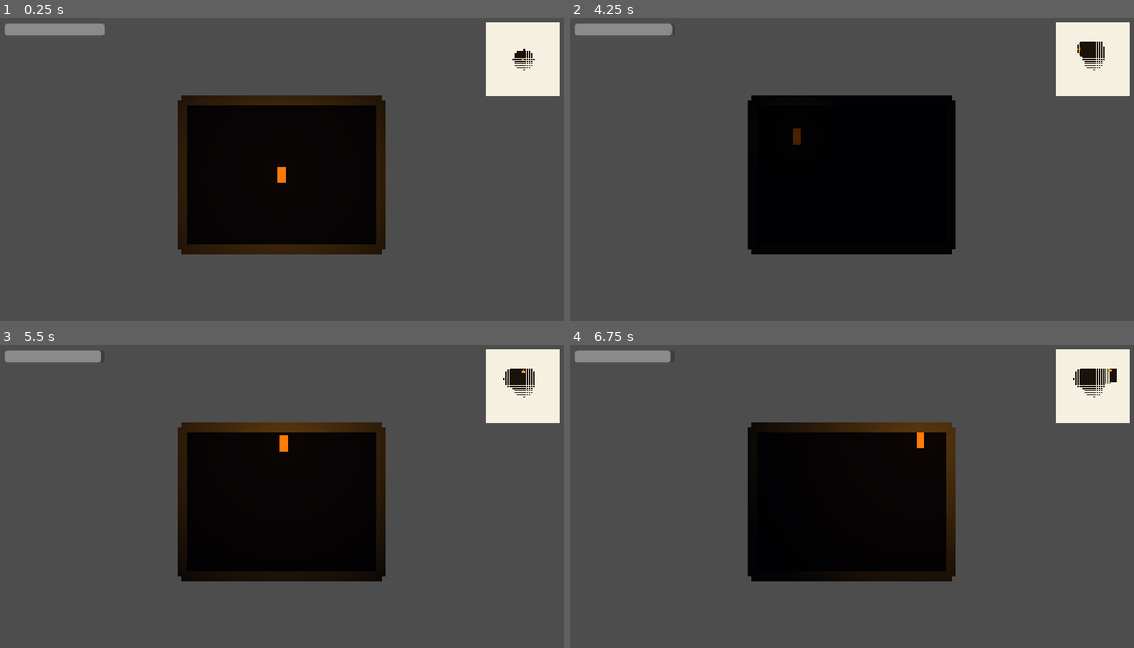
Above: before the commit, frames 1-4 (two rows, left to right).
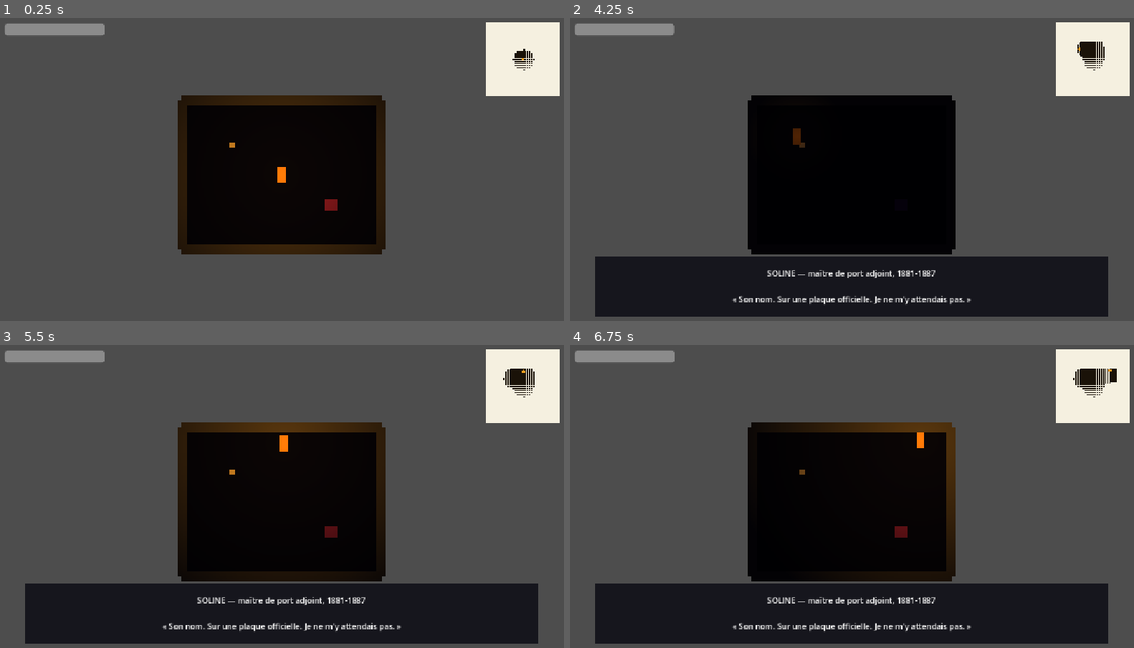
Above: after the commit, the same moments.

Repository: LancelotThore/merante
Game: Godot game, scene res://scenes/test_scene.tscn
Two runs of this game, one before a commit and one after it. Both use one fixed random seed, a clock stepped at 60 frames per second and the inputs below.
Inputs:
- Up to frame 1 (0.25 s): no input
- Up to frame 2 (4.25 s): tap Enter at 0.5, 3.5 s; hold Up (ui_up) 0.53-2.03 s; tap R at 0.6, 1.55, 2.3, 2.85, 3.6 s; tap F (lamp_toggle) at 1.35 s; tap Space at 2 s; hold J (open_notebook) 2.03-2.78 s; hold Left (ui_left) 2.03-3.53 s; hold Down (ui_down) from 3.53 s (still down)
- Up to frame 3 (5.5 s): release Down (ui_down) at 4.28 s; hold Right (ui_right) 4.28-5.03 s; tap F (lamp_toggle) at 4.35 s; tap R at 4.55, 5.3 s; tap Space at 5 s; hold Up (ui_up) from 5.03 s (still down); hold J (open_notebook) from 5.03 s (still down)
- Up to frame 4 (6.75 s): tap Enter at 5.75 s; release Up (ui_up) at 5.78 s; release J (open_notebook) at 5.78 s; hold Right (ui_right) from 5.78 s (still down); tap R at 5.85, 6.6 s; tap Space at 6.5 s

The runs differ from the first frame. In frame 1, 0.1% of the frame differs, in the area x 40-60%, y 41-64%; in frame 2, 18%; in frame 3, 18%; in frame 4, 18%, in the area x 4-96%, y 1-99%.

Commit message:
Étapes 5-6 : premier Sédentaire et premier fragment narratif
Sédentaire (StaticBody2D + Area2D de danger) déclenchant la remontée
forcée au contact, touche debug R pour réarmer la plongée en test.
Fragment interactif détecté via l'InteractionArea d'Ida, avec un
encart HUD affichant le texte trouvé via le signal Narrative.found_fragment.

Diff:
--- /dev/null
+++ b/scenes/creatures/sedentaire.gd
@@ -0,0 +1,13 @@
+extends StaticBody2D
+
+@export var sound_loop: AudioStream
+@onready var audio := $AudioStreamPlayer2D
+
+func _ready() -> void:
+	if sound_loop:
+		audio.stream = sound_loop
+		audio.play()
+
+func _on_danger_zone_body_entered(body: Node) -> void:
+	if body.is_in_group("ida"):
+		GameState.force_surface()
--- /dev/null
+++ b/scenes/creatures/sedentaire.tscn
@@ -0,0 +1,31 @@
+[gd_scene format=3 uid="uid://clkuajo2uxhd5"]
+
+[ext_resource type="Script" path="res://scenes/creatures/sedentaire.gd" id="1_sed"]
+
+[sub_resource type="CircleShape2D" id="CircleShape2D_body"]
+radius = 12.0
+
+[sub_resource type="CircleShape2D" id="CircleShape2D_danger"]
+radius = 28.0
+
+[node name="Sedentaire" type="StaticBody2D"]
+script = ExtResource("1_sed")
+
+[node name="Sprite" type="ColorRect" parent="."]
+offset_left = -12.0
+offset_top = -12.0
+offset_right = 12.0
+offset_bottom = 12.0
+color = Color(0.55, 0.15, 0.45, 1)
+
+[node name="CollisionShape2D" type="CollisionShape2D" parent="."]
+shape = SubResource("CircleShape2D_body")
+
+[node name="AudioStreamPlayer2D" type="AudioStreamPlayer2D" parent="."]
+
+[node name="DangerZone" type="Area2D" parent="."]
+
+[node name="CollisionShape2D" type="CollisionShape2D" parent="DangerZone"]
+shape = SubResource("CircleShape2D_danger")
+
+[connection signal="body_entered" from="DangerZone" to="." method="_on_danger_zone_body_entered"]
--- /dev/null
+++ b/scenes/fragment.gd
@@ -0,0 +1,13 @@
+extends Area2D
+
+@export var fragment_id: String = ""
+
+var found := false
+
+func _on_area_entered(area: Area2D) -> void:
+	if found:
+		return
+	var body := area.get_parent()
+	if body and body.is_in_group("ida"):
+		found = true
+		Narrative.find_fragment(fragment_id)
--- /dev/null
+++ b/scenes/fragment.tscn
@@ -0,0 +1,21 @@
+[gd_scene format=3 uid="uid://cfragment0001"]
+
+[ext_resource type="Script" path="res://scenes/fragment.gd" id="1_frag"]
+
+[sub_resource type="CircleShape2D" id="CircleShape2D_frag"]
+radius = 10.0
+
+[node name="Fragment" type="Area2D"]
+script = ExtResource("1_frag")
+
+[node name="Sprite" type="ColorRect" parent="."]
+offset_left = -6.0
+offset_top = -6.0
+offset_right = 6.0
+offset_bottom = 6.0
+color = Color(0.9, 0.85, 0.6, 1)
+
+[node name="CollisionShape2D" type="CollisionShape2D" parent="."]
+shape = SubResource("CircleShape2D_frag")
+
+[connection signal="area_entered" from="." to="." method="_on_area_entered"]
--- a/scenes/ida/ida.gd
+++ b/scenes/ida/ida.gd
@@ -67,3 +67,8 @@
 		if ResourceLoader.exists("res://scenes/ui/carnet.tscn"):
 			get_tree().change_scene_to_file("res://scenes/ui/carnet.tscn")
 	# tool_use sera branché sur ToolSystem une fois l'autoload créé (outils)
+
+	# DEBUG : réarme la plongée manuellement, en attendant la vraie remontée à la surface
+	if event is InputEventKey and event.pressed and not event.echo and event.keycode == KEY_R:
+		GameState.reset_oxygen()
+		GameState.is_diving = true
--- a/scenes/test_scene.tscn
+++ b/scenes/test_scene.tscn
@@ -2,6 +2,8 @@
 
 [ext_resource type="PackedScene" uid="uid://c0ida0000000" path="res://scenes/ida/ida.tscn" id="1_ida"]
 [ext_resource type="PackedScene" uid="uid://dhud0000001" path="res://scenes/ui/hud.tscn" id="2_hud"]
+[ext_resource type="PackedScene" uid="uid://csedentaire0001" path="res://scenes/creatures/sedentaire.tscn" id="3_sedentaire"]
+[ext_resource type="PackedScene" uid="uid://cfragment0001" path="res://scenes/fragment.tscn" id="4_fragment"]
 
 [sub_resource type="RectangleShape2D" id="RectangleShape2D_horizontal"]
 size = Vector2(400, 20)
@@ -73,6 +75,13 @@
 [node name="CollisionShape2D" type="CollisionShape2D" parent="WallRight" unique_id=91862023]
 shape = SubResource("RectangleShape2D_vertical")
 
+[node name="Sedentaire" parent="." instance=ExtResource("3_sedentaire")]
+position = Vector2(100, 60)
+
+[node name="Fragment" parent="." instance=ExtResource("4_fragment")]
+position = Vector2(-100, -60)
+fragment_id = "frag_01"
+
 [node name="Ida" parent="." unique_id=1411312294 instance=ExtResource("1_ida")]
 
 [node name="Camera2D" type="Camera2D" parent="." unique_id=240307509]
--- a/scenes/ui/hud.gd
+++ b/scenes/ui/hud.gd
@@ -2,6 +2,21 @@
 
 @onready var oxygen_bar: ProgressBar = $OxygenBar
 @onready var red_overlay: ColorRect = $RedOverlay
+@onready var fragment_box: ColorRect = $FragmentBox
+@onready var fragment_popup: Label = $FragmentBox/FragmentPopup
+@onready var fragment_timer: Timer = $FragmentTimer
+
+func _ready() -> void:
+	Narrative.found_fragment.connect(_on_fragment_found)
+	fragment_timer.timeout.connect(_on_fragment_timer_timeout)
+
+func _on_fragment_found(data: Dictionary) -> void:
+	fragment_popup.text = "%s\n\n« %s »" % [data["text"], data["ida_comment"]]
+	fragment_box.visible = true
+	fragment_timer.start()
+
+func _on_fragment_timer_timeout() -> void:
+	fragment_box.visible = false
 
 func _process(_delta: float) -> void:
 	var ratio := GameState.oxygen / GameState.oxygen_max
--- a/scenes/ui/hud.tscn
+++ b/scenes/ui/hud.tscn
@@ -21,3 +21,31 @@
 grow_vertical = 2
 mouse_filter = 2
 color = Color(0.6, 0, 0, 0)
+
+[node name="FragmentBox" type="ColorRect" parent="."]
+visible = false
+anchor_left = 0.0
+anchor_top = 1.0
+anchor_right = 1.0
+anchor_bottom = 1.0
+offset_left = 60.0
+offset_top = -160.0
+offset_right = -60.0
+offset_bottom = -40.0
+mouse_filter = 2
+color = Color(0.05, 0.05, 0.08, 0.85)
+
+[node name="FragmentPopup" type="Label" parent="FragmentBox"]
+anchor_right = 1.0
+anchor_bottom = 1.0
+offset_left = 16.0
+offset_top = 12.0
+offset_right = -16.0
+offset_bottom = -12.0
+horizontal_alignment = 1
+vertical_alignment = 1
+autowrap_mode = 1
+
+[node name="FragmentTimer" type="Timer" parent="."]
+wait_time = 5.0
+one_shot = true
Not shown, added: scenes/creatures/sedentaire.gd.uid
Not shown, added: scenes/fragment.gd.uid
